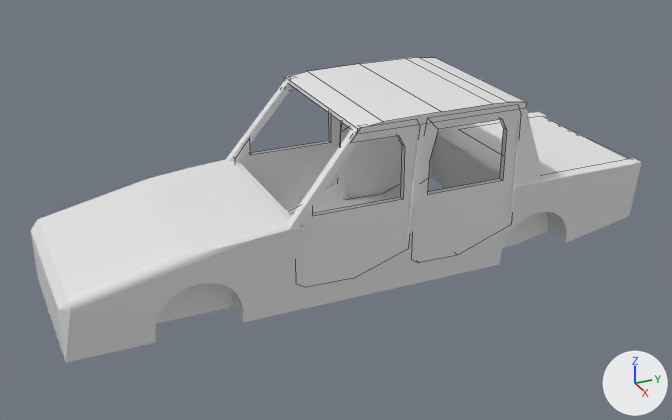
Before and after pictures for a commit that changed the Blender file Assets/Game/Models/car.blend.
Both versions are drawn from a 50 mm lens placed at (12.29, -2.66, 6.1), pointed at (0.13, 2.81, 0.02). The lights are fixed; the arrows at lower right show +X, +Y and +Z. Mesh edges are drawn as thin lines on the coarser meshes.

The scene before the commit, as lines of its bpy script (objects in view):
```python
me_cube_001 = bpy.data.meshes.new('Cube.001')
me_cube_001.from_pydata(...)  # 30 vertices, 18 faces; spans x -1.0..1.0, y -1.0..1.0, z -0.94..1.0
me_cube_003 = bpy.data.meshes.new('Cube.003')
me_cube_003.from_pydata(...)  # 30 vertices, 18 faces; spans x -1.0..1.0, y -1.0..1.0, z -0.94..1.0
me_cube_011 = bpy.data.meshes.new('Cube.011')
me_cube_011.from_pydata(...)  # 14 vertices, 9 faces; spans x -1.0..1.0, y -1.0..1.0, z -1.0..1.0
ob_cube_001 = bpy.data.objects.new('Cube.001', me_cube_001)
ob_cube_001.location = (1.3, 4.4, 0.6)
ob_cube_001.scale = (0.045, 0.891, 1.2)
ob_cube_002 = bpy.data.objects.new('Cube.002', me_cube_003)
ob_cube_002.location = (-1.3, 4.4, 0.6)
ob_cube_002.scale = (0.045, 0.891, 1.2)
ob_cube_007 = bpy.data.objects.new('Cube.007', me_cube_011)
ob_cube_007.location = (0.0, 6.75, 0.1)
ob_cube_007.scale = (1.2, 0.95, 0.4)
# also in view: 'Cube.003' at (0.0, 3.65, 0.48); 'Cube.005' at (-1.3, 2.61, 0.64); 'Cube' at (0.0, 6.5, -0.2); 'front' at (0.0, 0.0, -0.18); 'roof' at (0.0, 3.97, 1.8)
```
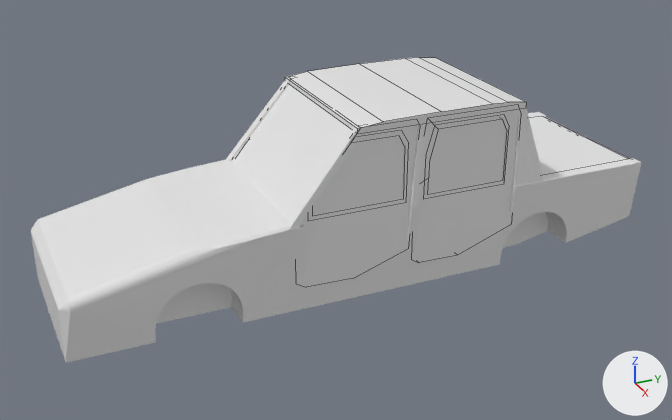
Commit message: added glass to the car model

Patch to the scene script:
```diff
--- a/Assets/Game/Models/car.blend.py
+++ b/Assets/Game/Models/car.blend.py
@@ mat_material_001 @@
+mat_material_001 = principled_material('Material.001')
+mat_material_001.base_color = (0.8, 0.8, 0.8)  # white #e7e7e7
@@ me_cube_014 @@
+me_cube_014.from_pydata([(0.75, 1.0, 1.0), (0.75, -1.0, 1.0), (0.89, 1.0, -1.0), (0.89, -1.0, -1.0), (0.9, -1.0, 0.62), (0.9, 1.0, 0.62), (-0.91, 1.0, -1.0), (-0.91, -1.0, -1.0), (-0.09, -1.0, 1.0), (-0.09, 1.0, 1.0), (-0.91, -1.0, -0.51), (-0.91, 1.0, -0.51)], [], [(4, 5, 0, 1), (3, 2, 5, 4), (6, 2, 3, 7), (11, 10, 8, 9), (7, 10, 11, 6), (6, 11, 9, 0, 5, 2), (0, 9, 8, 1), (3, 4, 1, 8, 10, 7)])
+me_cube_014.materials.append(mat_material_001)  # white #e7e7e7
@@ me_cube_013 @@
+me_cube_013.from_pydata([(-0.74, 1.0, 1.0), (-0.74, -1.0, 1.0), (0.75, 1.0, 1.0), (0.75, -1.0, 1.0), (0.89, 1.0, -1.0), (0.89, -1.0, -1.0), (0.9, -1.0, 0.62), (0.9, 1.0, 0.62), (-0.91, 1.0, -1.0), (-0.9, 1.0, 0.23), (-0.9, -1.0, 0.23), (-0.91, -1.0, -1.0)], [], [(10, 1, 0, 9), (2, 0, 1, 3), (6, 7, 2, 3), (5, 4, 7, 6), (8, 4, 5, 11), (8, 9, 0, 2, 7, 4), (5, 6, 3, 1, 10, 11), (11, 10, 9, 8)])
+me_cube_013.materials.append(mat_material_001)  # white #e7e7e7
@@ me_cube_002 @@
+me_cube_002.from_pydata(...)  # a box spanning x -1.0..1.0, y -1.0..1.0, z -1.0..1.0
+me_cube_002.materials.append(mat_material_001)  # white #e7e7e7
@@ ob_cube_012 @@
+ob_cube_012 = bpy.data.objects.new('Cube.012', me_cube_014)
+ob_cube_012.location = (1.3, 2.63, 1.1)
+ob_cube_012.rotation_euler = (0.0, 0.0, 1.571)  # degrees (0, 0, 90)
+ob_cube_012.scale = (0.865, 0.03, 0.57)
@@ ob_cube_011 @@
+ob_cube_011 = bpy.data.objects.new('Cube.011', me_cube_013)
+ob_cube_011.location = (1.3, 4.4, 1.1)
+ob_cube_011.rotation_euler = (0.0, 0.0, 1.571)  # degrees (0, 0, 90)
+ob_cube_011.scale = (0.786, 0.03, 0.57)
@@ ob_cube_008 @@
+ob_cube_008 = bpy.data.objects.new('Cube.008', me_cube_002)
+ob_cube_008.location = (0.0, 2.1, 1.1)
+ob_cube_008.rotation_euler = (-0.698, 0.0, 0.0)  # degrees (-40, 0, 0)
+ob_cube_008.scale = (1.31, 0.03, 0.88)
```

Location of each change, (x1, y1, x2, y2) in pixels of the pictures (672 x 420 px):
'Cube.008', added
    after: (232, 84, 351, 221)
'Cube.012', added
    after: (313, 136, 404, 216)
'Cube.011', added
    after: (428, 119, 506, 194)
'Cube.005', unchanged, covered by the edit
    before: (235, 87, 341, 210)
'Cube.002', unchanged, covered by the edit
    before: (340, 122, 402, 198)
